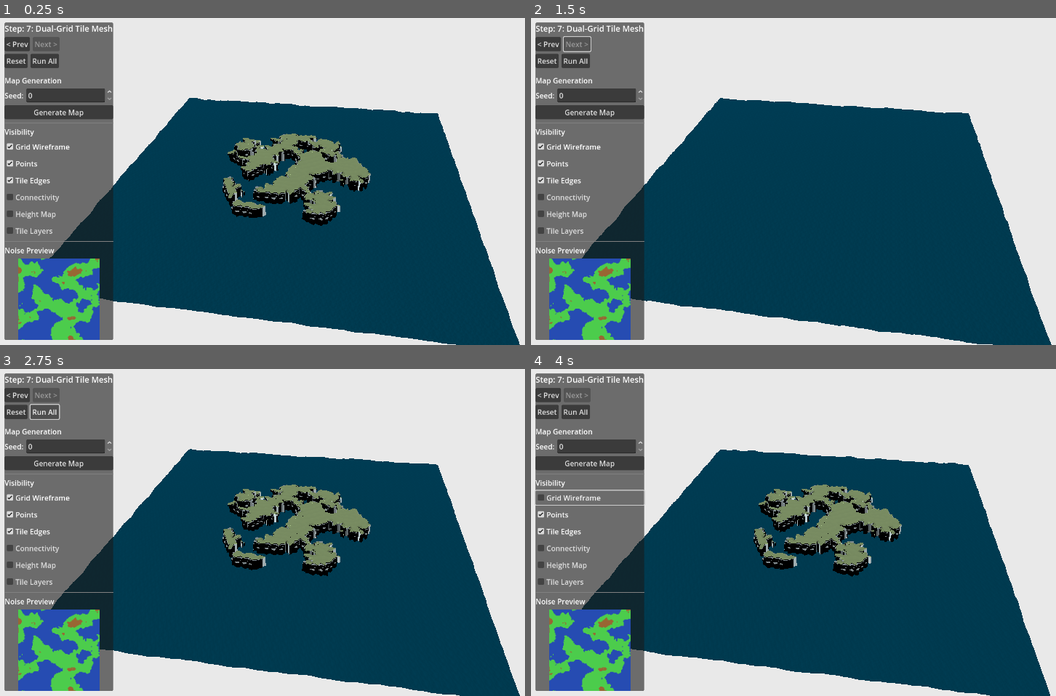
Above: before the commit, frames 1-4 (two rows, left to right).
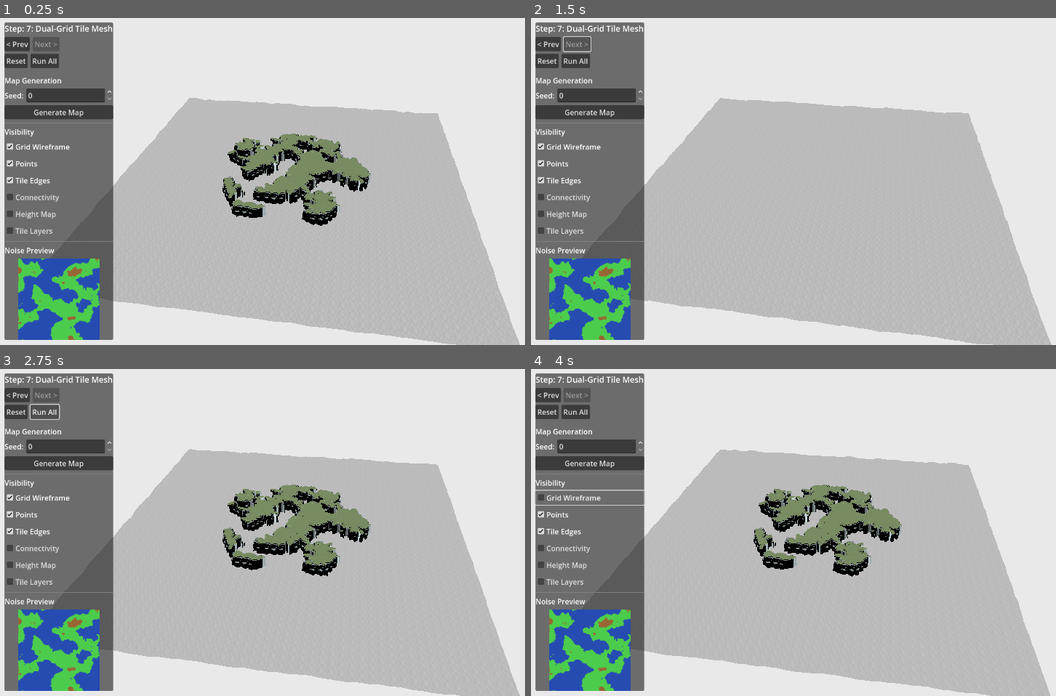
Above: after the commit, the same moments.

Repository: lucasbiancogs/map_generation
Game: Godot game, scene res://scenes/organic_grid.tscn
The game is run twice, just before and just after one commit, with the same random seed, the same clock (stepped at 60 frames per second) and the same inputs.
Inputs:
- Up to frame 1 (0.25 s): no input
- Up to frame 2 (1.5 s): click "< Prev" at 0.5 s; click "Next >" at 1.25 s
- Up to frame 3 (2.75 s): click "Run All" at 2 s
- Up to frame 4 (4 s): click "Generate Map" at 2.75 s; click "Grid Wireframe" at 3.5 s

The runs differ from the first frame. In frame 1, 42% of the frame differs, in the area x 9-100%, y 24-100%; in frame 2, 46%; in frame 3, 42%; in frame 4, 42%.

Commit message:
Fix water shader depth handling for Godot 4 reversed-Z
Replace OpenGL-style depth linearization with INV_PROJECTION_MATRIX
reconstruction, fixing edge detection and depth blending. Remove
unused near/far uniforms. Add water_test scene with sphere for
visual testing.

Diff:
--- a/assets/materials/water.tres
+++ b/assets/materials/water.tres
@@ -42,6 +42,4 @@
 shader_parameter/beers_law = 2.0
 shader_parameter/depth_offset = -0.75
 shader_parameter/edge_scale = 0.1
-shader_parameter/near = 1.0
-shader_parameter/far = 10.0
-shader_parameter/edge_color = Color(0, 0, 0, 1)
+shader_parameter/edge_color = Color(1, 1, 1, 1)
--- a/assets/shaders/water.gdshader
+++ b/assets/shaders/water.gdshader
@@ -22,8 +22,6 @@
 uniform float depth_offset = -0.75; // Offset
 
 uniform float edge_scale = 0.1;
-uniform float near = 1.0;
-uniform float far = 100.0;
 uniform vec3 edge_color : source_color;
 
 // Varying variables
@@ -34,10 +32,6 @@
 {
 	return pow((1.0 - clamp(dot(normalize(normal), normalize(view)), 0.0, 1.0 )), amount);
 }
-float edge(float depth){
-	depth = 2.0 * depth - 1.0;
-	return near * far / (far + depth * (near - far));
-}
 
 void vertex() {
 	world_pos = (MODEL_MATRIX * vec4(VERTEX, 1.0)).xyz;
@@ -46,10 +40,19 @@
 }
 
 void fragment() {
-	// Depth variables and calc
-	float depth_texture = texture(DEPTH_TEXTURE, SCREEN_UV).r * 2.0 - 1.0;
-	float depth = PROJECTION_MATRIX[3][2] / (depth_texture + PROJECTION_MATRIX[2][2]);
-	float depth_blend = exp((depth+VERTEX.z + depth_offset) * -beers_law);
+	// Reconstruct background linear depth via inverse projection
+	float depth_raw = texture(DEPTH_TEXTURE, SCREEN_UV).r;
+	vec3 ndc = vec3(SCREEN_UV * 2.0 - 1.0, depth_raw);
+	vec4 view_pos = INV_PROJECTION_MATRIX * vec4(ndc, 1.0);
+	view_pos.xyz /= view_pos.w;
+	float bg_depth = -view_pos.z;
+
+	// Water surface depth (VERTEX is in view space in fragment)
+	float water_depth = -VERTEX.z;
+
+	// Depth difference for color blending and edge detection
+	float depth_diff = bg_depth - water_depth;
+	float depth_blend = exp((depth_diff + depth_offset) * -beers_law);
 	depth_blend = clamp(1.0 - depth_blend, 0.0, 1.0);
 	float depth_blend_power = clamp(pow(depth_blend, 2.5), 0.0, 1.0);
 
@@ -58,10 +61,8 @@
 	vec3 depth_color = mix(color_shallow.rgb, color_deep.rgb, depth_blend_power);
 	vec3 color = mix(screen_color * depth_color, depth_color * 0.25, depth_blend_power * 0.5);
 
-	// Getting edge depth calc
-	float z_depth = edge(texture(DEPTH_TEXTURE, SCREEN_UV).x);
-	float z_pos = edge(FRAGCOORD.z);
-	float z_dif = z_depth - z_pos;
+	// Edge detection
+	float z_dif = depth_diff;
 
 	// Time calculations for wave (normal map) movement
 	vec2 time = (TIME * wave_direction) * time_scale; // Movement rate of first wave
--- /dev/null
+++ b/scenes/water_test.tscn
@@ -0,0 +1,29 @@
+[gd_scene load_steps=4 format=3 uid="uid://bolxc5vtn7f3r"]
+
+[ext_resource type="Material" uid="uid://c3mh5p2w5s8g7" path="res://assets/materials/water.tres" id="1_water_mat"]
+
+[sub_resource type="SphereMesh" id="SphereMesh_1"]
+radius = 1.0
+height = 2.0
+
+[sub_resource type="QuadMesh" id="QuadMesh_water"]
+size = Vector2(20, 20)
+subdivide_width = 200
+subdivide_depth = 200
+orientation = 1
+
+[node name="WaterTest" type="Node3D"]
+
+[node name="Camera3D" type="Camera3D" parent="."]
+transform = Transform3D(1, 0, 0, 0, 0.707107, 0.707107, 0, -0.707107, 0.707107, 0, 5, 5)
+
+[node name="DirectionalLight3D" type="DirectionalLight3D" parent="."]
+transform = Transform3D(1, 0, 0, 0, 0.866025, 0.5, 0, -0.5, 0.866025, 0, 10, 0)
+
+[node name="Sphere" type="MeshInstance3D" parent="."]
+mesh = SubResource("SphereMesh_1")
+
+[node name="Water" type="MeshInstance3D" parent="."]
+cast_shadow = 0
+mesh = SubResource("QuadMesh_water")
+surface_material_override/0 = ExtResource("1_water_mat")
Not shown, added: assets/shaders/water.gdshader.uid
